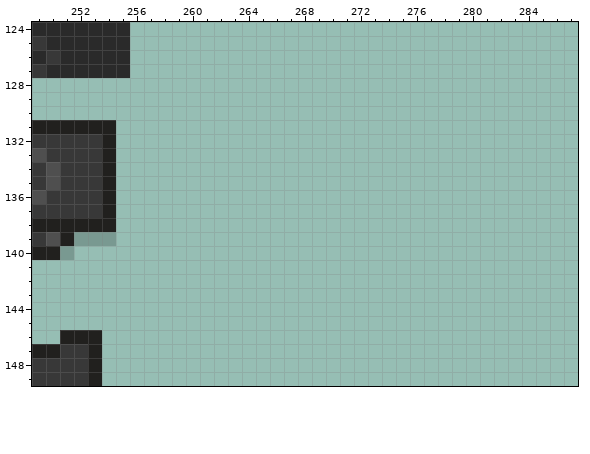
A pixel-art file gets an edit: rooms/lab/lab.aseprite. Above is the file before it was changed.
288x160 pixels, 1 frame. Colours within 5 levels of each other are drawn and written as one. Shown: x 249..287, y 124..149. The commit also changed other parts of the picture, which this record leaves out.
New version:
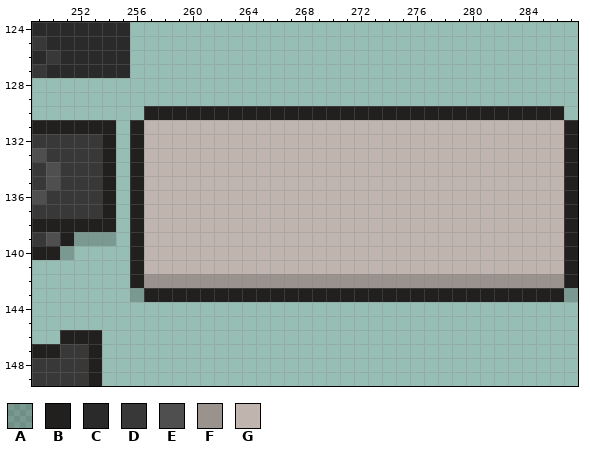
Palette (. is transparent): A #00000032  B #21201e  C #2a2a2a  D #383838  E #4f4f4f  F #9a928c  G #bfb5ae
Change:
Layer "standard_classroom":
Colour A is added in row 143 at x 256 and 287.
Colour B is added in row 130 at x 257 to 286; in rows 131 to 142 at x 256 and 287; in row 143 at x 257 to 286.
Colour F is added in row 142 at x 257 to 286.
Colour G is added in rows 131 to 141 at x 257 to 286.
Changed places in both pictures, as pixel boxes (x1, y1, x2, y2):
added: (130, 106, 578, 302)
